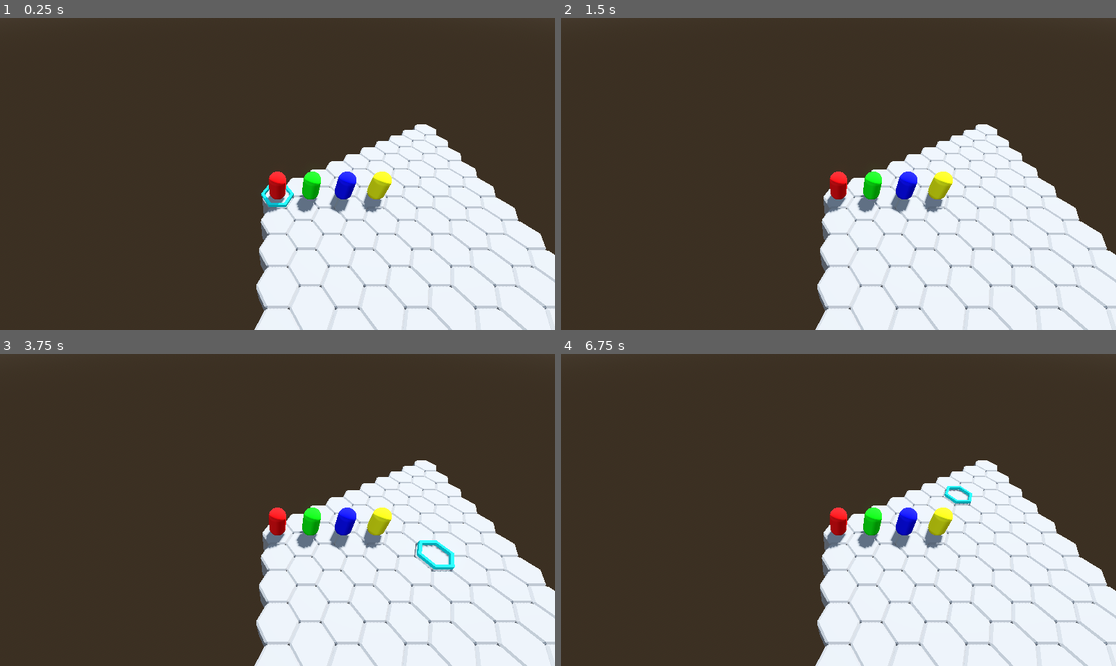
Above: before the commit, frames 1-4 (two rows, left to right).
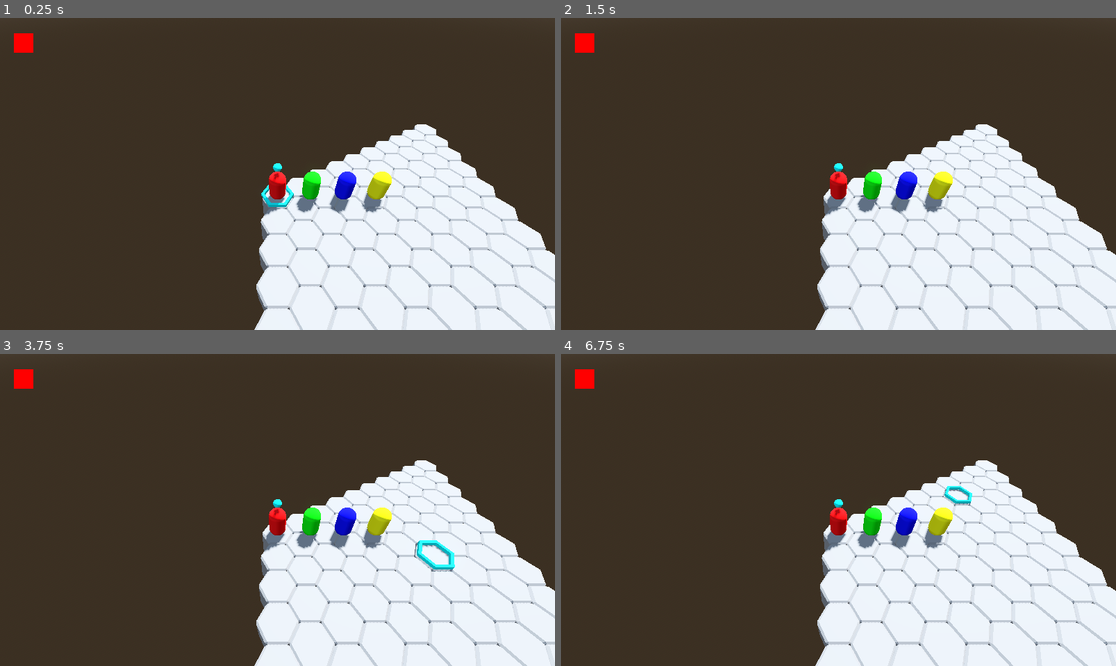
Above: after the commit, the same moments.

Repository: GuSoder/mini-turn-client
Game: Godot game, scene res://scenes/client1.tscn
Same seed, same stepped clock (60 frames per second), same inputs: the game is played once before the commit and once after it. This scene is started directly instead of the project's main scene.
Inputs (mouse positions are in pixels of both pictures, inside the frame that each line leads up to):
- Up to frame 1 (0.25 s): no input
- Up to frame 2 (1.5 s): tap Enter at 0.5, 0.6 s; move the mouse to (960, 158) at 0.52 s; click (960, 158) at 0.67 s; tap Space at 1.25 s; move the mouse to (727, 189) at 1.27 s; tap C at 1.35 s; click (727, 189) at 1.42 s
- Up to frame 3 (3.75 s): tap Enter at 2, 3.5 s; move the mouse to (333, 441) at 2.02 s; tap L at 2.1 s; click (333, 441) at 2.17 s; tap Space at 2.75 s; move the mouse to (249, 572) at 2.77 s; tap 1 at 2.85 s; click (249, 572) at 2.92 s; move the mouse to (444, 556) at 3.52 s; tap 2 at 3.6 s; click (444, 556) at 3.67 s
- Up to frame 4 (6.75 s): tap Space at 4.25 s; move the mouse to (672, 463) at 4.27 s; tap 3 at 4.35 s; click (672, 463) at 4.42 s; move the mouse to (866, 510) at 5.02 s; tap 4 at 5.1 s; click (866, 510) at 5.17 s; move the mouse to (755, 432) at 5.77 s; tap Enter at 5.85 s; click (755, 432) at 5.92 s; move the mouse to (960, 494) at 6.52 s; tap C at 6.6 s; click (960, 494) at 6.67 s

The runs differ from the first frame. In frame 1, 0.3% of the frame differs, in the area x 2-51%, y 4-64%; in frame 2, 0.3%; in frame 3, 0.3%; in frame 4, 0.3%.

Commit message:
added player guidance stuff

Diff:
--- a/scenes/client1.tscn
+++ b/scenes/client1.tscn
@@ -6,6 +6,7 @@
 [ext_resource type="PackedScene" uid="uid://ck4q5unpj0kjx" path="res://scenes/rendering.tscn" id="4_7sc05"]
 [ext_resource type="ArrayMesh" uid="uid://qbqk318i3m7o" path="res://objects/hex_ring.obj" id="5_k0yc7"]
 [ext_resource type="Material" uid="uid://dfo6ed0j18ikt" path="res://materials/light_blue.tres" id="5_o2qwl"]
+[ext_resource type="ArrayMesh" uid="uid://flyknjrhi1lm" path="res://objects/dot_above.obj" id="7_x0tw4"]
 
 [node name="Client" type="Node3D"]
 script = ExtResource("1_2oaby")
@@ -19,3 +20,14 @@
 [node name="HoverMark" type="MeshInstance3D" parent="."]
 material_override = ExtResource("5_o2qwl")
 mesh = ExtResource("5_k0yc7")
+
+[node name="TurnMarker" type="MeshInstance3D" parent="."]
+material_override = ExtResource("5_o2qwl")
+mesh = ExtResource("7_x0tw4")
+
+[node name="Red" type="ColorRect" parent="."]
+offset_left = 29.0
+offset_top = 32.0
+offset_right = 69.0
+offset_bottom = 72.0
+color = Color(1, 0, 0, 1)
--- a/scenes/client2.tscn
+++ b/scenes/client2.tscn
@@ -6,6 +6,7 @@
 [ext_resource type="PackedScene" uid="uid://ck4q5unpj0kjx" path="res://scenes/rendering.tscn" id="4_x1b1h"]
 [ext_resource type="Material" uid="uid://dfo6ed0j18ikt" path="res://materials/light_blue.tres" id="5_7q5pk"]
 [ext_resource type="ArrayMesh" uid="uid://qbqk318i3m7o" path="res://objects/hex_ring.obj" id="6_5pwkw"]
+[ext_resource type="ArrayMesh" uid="uid://flyknjrhi1lm" path="res://objects/dot_above.obj" id="7_5pwkw"]
 
 [node name="Client" type="Node3D"]
 script = ExtResource("1_uj3pq")
@@ -20,3 +21,14 @@
 [node name="HoverMark" type="MeshInstance3D" parent="."]
 material_override = ExtResource("5_7q5pk")
 mesh = ExtResource("6_5pwkw")
+
+[node name="TurnMarker" type="MeshInstance3D" parent="."]
+material_override = ExtResource("5_7q5pk")
+mesh = ExtResource("7_5pwkw")
+
+[node name="Green" type="ColorRect" parent="."]
+offset_left = 29.0
+offset_top = 32.0
+offset_right = 69.0
+offset_bottom = 72.0
+color = Color(0, 1, 0, 1)
--- a/scenes/client3.tscn
+++ b/scenes/client3.tscn
@@ -6,6 +6,7 @@
 [ext_resource type="PackedScene" uid="uid://ck4q5unpj0kjx" path="res://scenes/rendering.tscn" id="4_4m2cd"]
 [ext_resource type="Material" uid="uid://dfo6ed0j18ikt" path="res://materials/light_blue.tres" id="5_0lsi5"]
 [ext_resource type="ArrayMesh" uid="uid://qbqk318i3m7o" path="res://objects/hex_ring.obj" id="6_yohaj"]
+[ext_resource type="ArrayMesh" uid="uid://flyknjrhi1lm" path="res://objects/dot_above.obj" id="7_yohaj"]
 
 [node name="Client" type="Node3D"]
 script = ExtResource("1_80h0y")
@@ -20,3 +21,14 @@
 [node name="HoverMark" type="MeshInstance3D" parent="."]
 material_override = ExtResource("5_0lsi5")
 mesh = ExtResource("6_yohaj")
+
+[node name="TurnMarker" type="MeshInstance3D" parent="."]
+material_override = ExtResource("5_0lsi5")
+mesh = ExtResource("7_yohaj")
+
+[node name="Blue" type="ColorRect" parent="."]
+offset_left = 29.0
+offset_top = 32.0
+offset_right = 69.0
+offset_bottom = 72.0
+color = Color(0, 0, 1, 1)
--- a/scenes/client4.tscn
+++ b/scenes/client4.tscn
@@ -6,6 +6,7 @@
 [ext_resource type="PackedScene" uid="uid://ck4q5unpj0kjx" path="res://scenes/rendering.tscn" id="4_g72ii"]
 [ext_resource type="Material" uid="uid://dfo6ed0j18ikt" path="res://materials/light_blue.tres" id="5_rjf81"]
 [ext_resource type="ArrayMesh" uid="uid://qbqk318i3m7o" path="res://objects/hex_ring.obj" id="6_lj136"]
+[ext_resource type="ArrayMesh" uid="uid://flyknjrhi1lm" path="res://objects/dot_above.obj" id="7_lj136"]
 
 [node name="Client" type="Node3D"]
 script = ExtResource("1_4nosx")
@@ -20,3 +21,14 @@
 [node name="HoverMark" type="MeshInstance3D" parent="."]
 material_override = ExtResource("5_rjf81")
 mesh = ExtResource("6_lj136")
+
+[node name="TurnMarker" type="MeshInstance3D" parent="."]
+material_override = ExtResource("5_rjf81")
+mesh = ExtResource("7_lj136")
+
+[node name="Yellow" type="ColorRect" parent="."]
+offset_left = 29.0
+offset_top = 32.0
+offset_right = 69.0
+offset_bottom = 72.0
+color = Color(1, 1, 0, 1)
Not shown, added: objects/dot_above.obj
Not shown: 1 places in scenes/client1.tscn that only renumber resources
Not shown: 1 places in scenes/client2.tscn that only renumber resources
Not shown: 1 places in scenes/client3.tscn that only renumber resources
Not shown: 1 places in scenes/client4.tscn that only renumber resources
